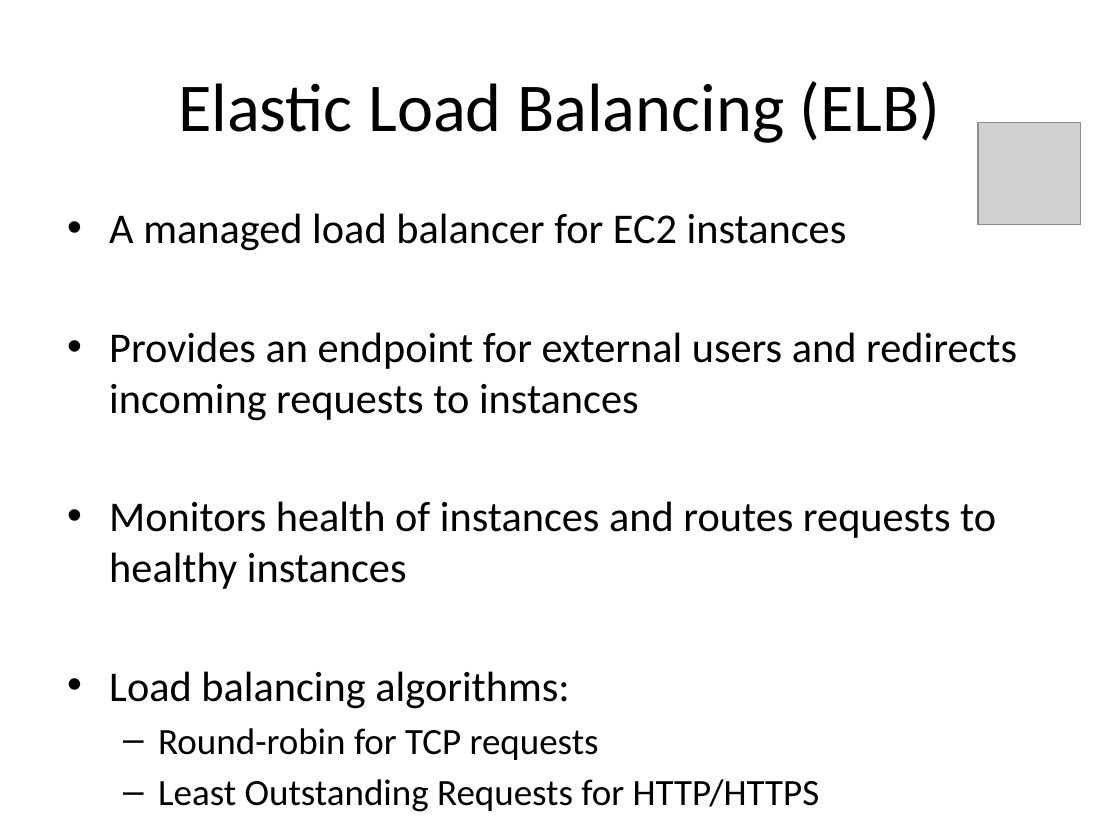
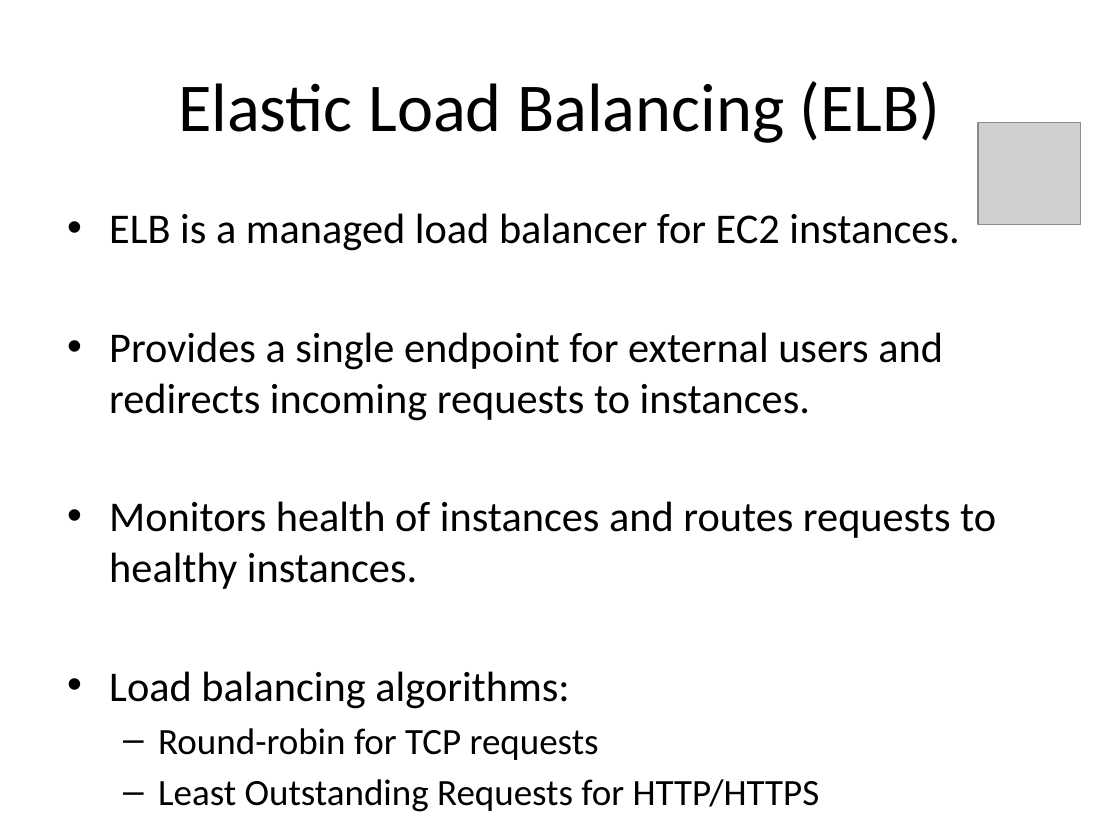
Before and after one commit to jasondbaker/infrastructure-class, a slide deck: slide 3 of lectures/infrastructure-week-5.pptx. Drawn at 1120x840 pixels with LibreOffice and Linux fonts; fonts in the diff are those of the drawing; grey boxes stand for pictures. Boxes give left, top, right and bottom in pixels: in the first picture for what was removed or moved away, otherwise in the second. Text is boxed around its words. In the diff, an @@ line names an element or a change of style, - is before the commit and + after.

```diff
--- a/lectures/infrastructure-week-5.pptx
+++ b/lectures/infrastructure-week-5.pptx
@@ text at (109,213,996,589): text changed @@
-• A managed load balancer for EC2 instances
-• Provides an endpoint for external users and redirects incoming requests to instances
-• Monitors health of instances and routes requests to healthy instances
+• ELB is a managed load balancer for EC2 instances.
+• Provides a single endpoint for external users and redirects incoming requests to instances.
+• Monitors health of instances and routes requests to healthy instances.
```
Also in this commit, not shown: 21 other slides changed.
